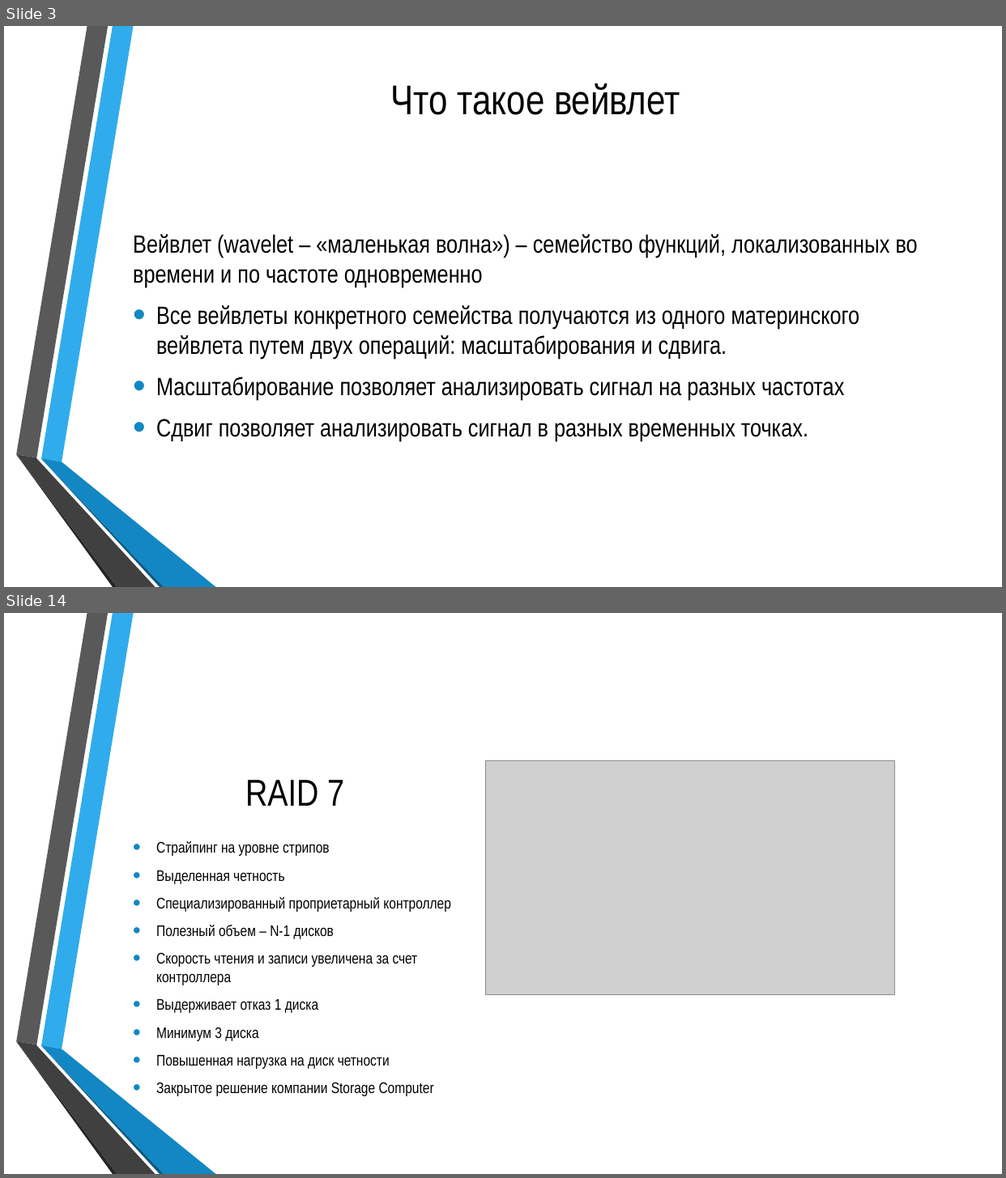
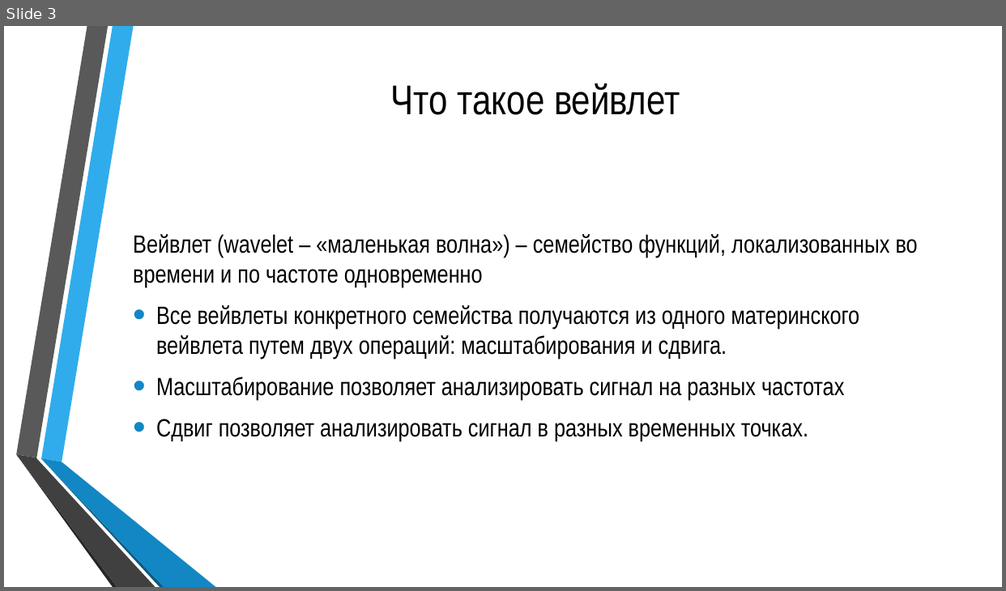
Before and after one commit to Silvarious9862/cosii, a slide deck: sem1/ref/250541_REFPREZ_Бобрик_В.Ю_ЦОСиИ.pptx. Shown one above the other, each under a label of ours: slides 3 and 14 before the commit, slide 3 after it; the slides between them are not shown. The pictures are 1006x1178 and 1006x591 pixels, drawn with LibreOffice and Linux fonts; fonts in the diff are those of the drawing; grey boxes stand for pictures; background and template pictures are left out. Boxes give left, top, right and bottom in pixels: in the first picture for what was removed or moved away, otherwise in the second. Text is boxed around its words. In the diff, an @@ line names an element or a change of style, - is before the commit and + after.

```diff
--- a/sem1/ref/250541_REFPREZ_Бобрик_В.Ю_ЦОСиИ.pptx
+++ b/sem1/ref/250541_REFPREZ_Бобрик_В.Ю_ЦОСиИ.pptx
@@ slide 14 removed at <box>4,613,1002,1174</box>, background picture (left out); not listed: 6 template elements that a slide beside it also shows @@
@@ title removed at <box>245,780,344,806</box> @@
-RAID 7
@@ picture removed at <box>485,761,895,995</box> @@
@@ text removed at <box>156,841,451,1097</box> @@
-• Страйпинг на уровне стрипов
-• Выделенная четность
-• Специализированный проприетарный контроллер
-• Полезный объем – N-1 дисков
-• Скорость чтения и записи увеличена за счет контроллера
-• Выдерживает отказ 1 диска
-• Минимум 3 диска
-• Повышенная нагрузка на диск четности
-• Закрытое решение компании Storage Computer
```
Also in this commit, not shown: 2 slides changed, 11 slides added, 19 other slides removed, 5 other files.
